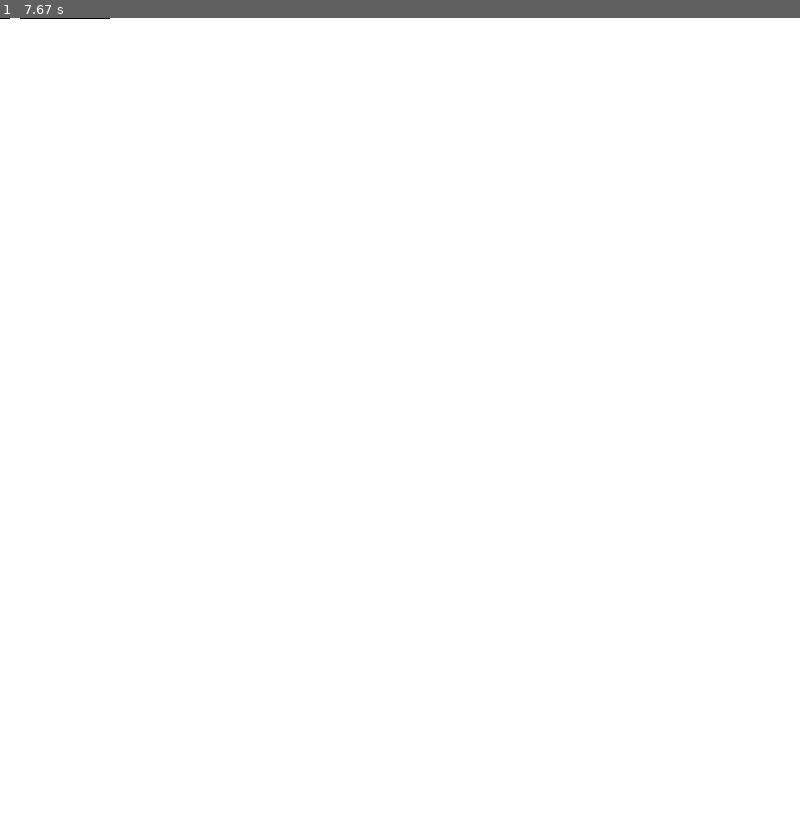
Above: before the commit, frame 1.
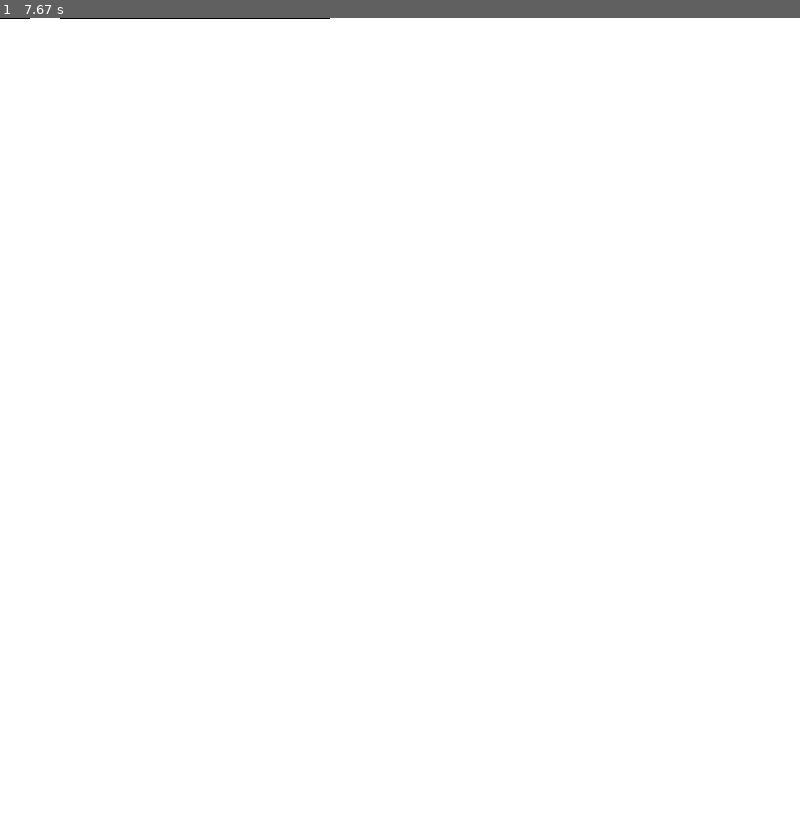
Above: after the commit, the same moment.

Repository: KarolPiasnik/Python-one-file-programs
Game: pygame game, started from binaryImage.py
Same seed, same stepped clock (60 frames per second), same inputs: the game is played once before the commit and once after it.
Inputs:
- Up to frame 1 (7.67 s): tap 0 at 0.33, 2, 2.4, 2.7, 3.23, 3.53, 4.63, 4.93, 7.03, 7.33 s; tap 1 at 0.67 s

The runs differ from the first frame. In frame 1, less than 0.1% of the frame differs, in the area x 1-42%, y 0-1%.

Commit message:
binaryImage: added keyheld handling, increased framerate

Diff:
--- a/binaryImage.py
+++ b/binaryImage.py
@@ -32,8 +32,18 @@
                         imageDisplay.set_at((count%width, count//height), white)
                         count+=1
 
+        keys = pygame.key.get_pressed()  #checking pressed keys
+        if keys[pygame.K_0]:
+            for i in range(size):
+                imageDisplay.set_at((count%width, count//height), black)
+                count+=1
+        if keys[pygame.K_1]:
+            for i in range(size):
+                imageDisplay.set_at((count%width, count//height), white)
+                count+=1
+
         pygame.display.update()
-        clock.tick(10)
+        clock.tick(30)
 
 
 
